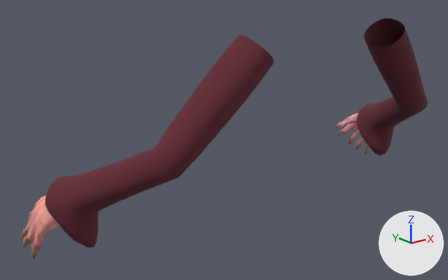
An edit to the Blender file source_assets/blender/player/wizard_arms_evil.blend, drawn before and after from the same camera.
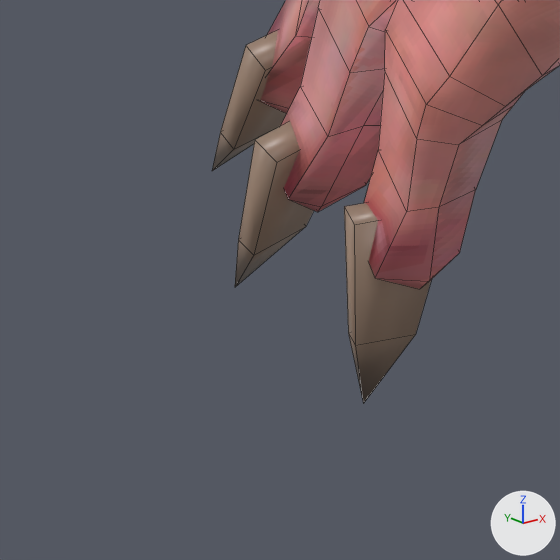
The first picture shows the older version from a 50 mm lens placed at (-9.69, -8.75, 1.88), pointed at (-0.87, 2.28, -2.53). The close-ups show the older and then the newer version on the part from 1% to 11% of the width and 81% to 98% of the height of that picture. Only the edits that show in the close-ups are written down. Lighting does not change. The marker at lower right points along +X, +Y and +Z. The close-ups show mesh edges as thin lines.

The first close-up shows 'WizardPointedNails', 'arms_mesh'.
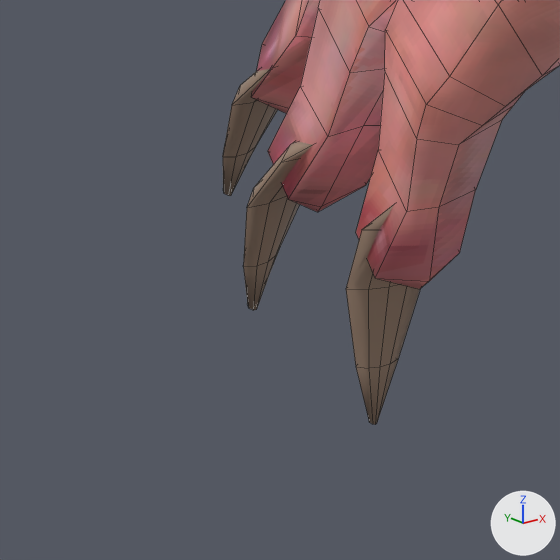
The change, as JSON lines over the scene's bpy script:
```json
{"block": "me_wizardpointednails", "where": "# used by ob_wizardpointednails; location = (0.0, 0.0, 0.0)"}
{"op": "remove", "block": "me_wizardpointednails", "code": "me_wizardpointednails.from_pydata(...)  # 90 vertices, 90 faces; spans x -5.54..5.54, y 2.89..3.98, z -4.48..-3.28"}
{"op": "add", "block": "me_wizardpointednails", "code": "me_wizardpointednails.from_pydata(...)  # 400 vertices, 340 faces; spans x -5.54..5.54, y 2.82..3.95, z -4.5..-3.31"}
{"block": "me_wizardpointednails", "change": "me_wizardpointednails part 1: the loose piece of 9 vertices spanning x -5.49..-5.31, y 2.89..3.03, z -4.48..-4.04 is rebuilt with 40 vertices and now spans x -5.49..-5.32, y 2.82..3.0, z -4.5..-4.01"}
{"block": "me_wizardpointednails", "change": "me_wizardpointednails part 2: the loose piece of 9 vertices spanning x -5.54..-5.32, y 3.17..3.44, z -4.4..-4.01 is rebuilt with 40 vertices and now spans x -5.54..-5.34, y 3.13..3.41, z -4.43..-3.99"}
{"block": "me_wizardpointednails", "change": "me_wizardpointednails part 3: the loose piece of 9 vertices spanning x -5.45..-5.22, y 3.44..3.76, z -4.31..-3.95 is rebuilt with 40 vertices and now spans x -5.45..-5.24, y 3.4..3.73, z -4.35..-3.95"}
{"block": "me_wizardpointednails", "change": "other edits to the shape of me_wizardpointednails do not show in these pictures"}
```

What differs and where, as boxes [x1, y1, x2, y2] in the close-ups (560 x 560 px):
```json
{"object": "WizardPointedNails", "change": "reshaped", "before": [212, 30, 431, 404], "after": [223, 69, 420, 424]}
{"part": 1, "of": "me_wizardpointednails", "change": "rebuilt", "before": [344, 203, 431, 404], "after": [346, 205, 420, 424], "on screen": "15% narrower, 9% taller"}
{"part": 2, "of": "me_wizardpointednails", "change": "rebuilt", "before": [235, 121, 314, 287], "after": [243, 142, 312, 310]}
{"part": 3, "of": "me_wizardpointednails", "change": "rebuilt", "before": [212, 30, 286, 171], "after": [223, 69, 278, 196]}
```
